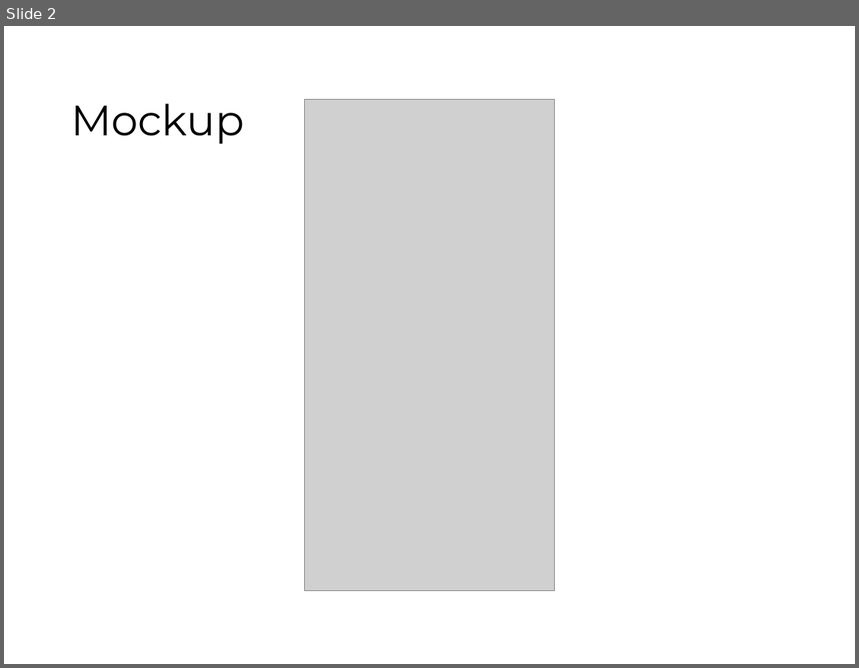
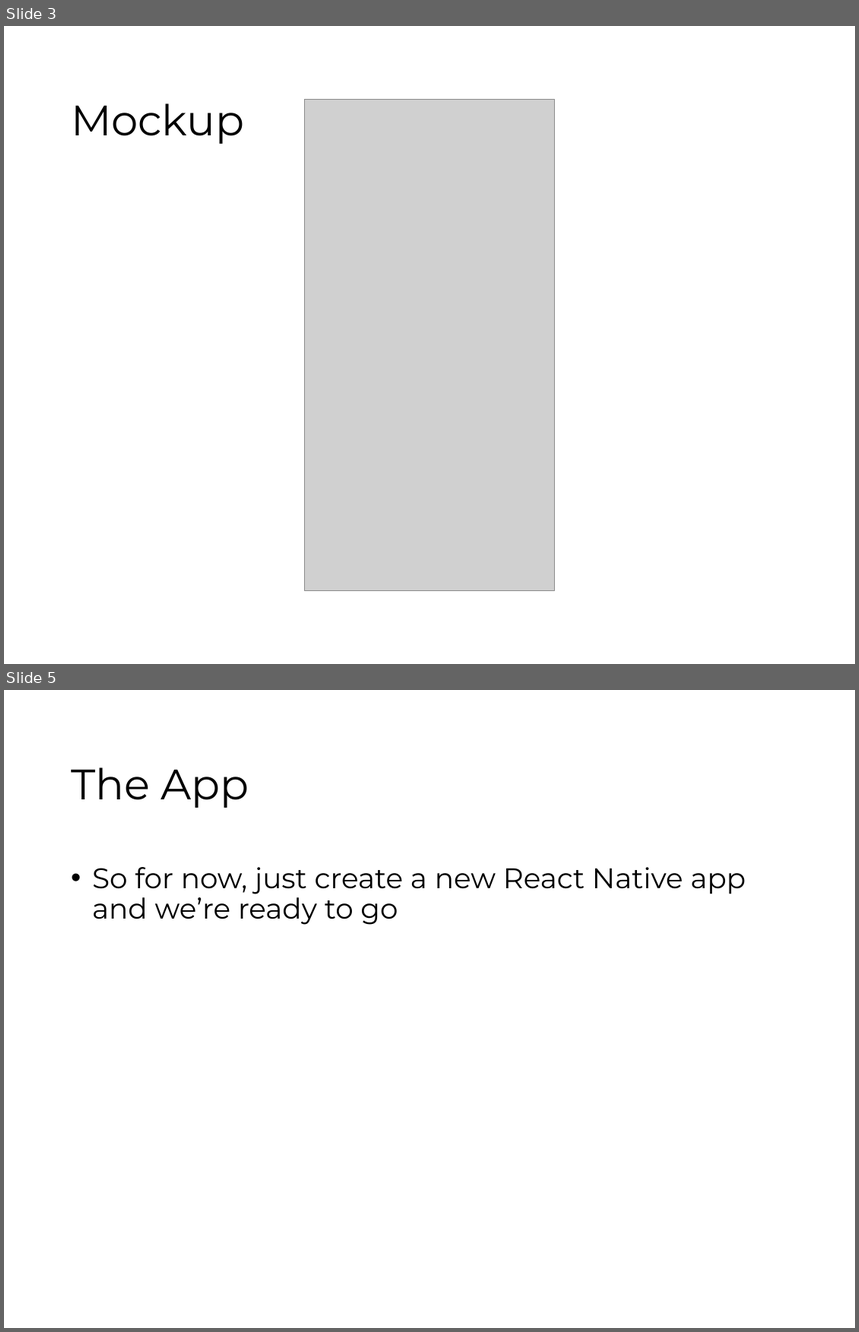
Before and after one commit to magga/react-native-advanced, a slide deck: 08-Client-Side-One-Time-Password/01-Transitioning-To-React-Native.pptx. Shown one above the other, each under a label of ours: slide 2 before the commit, slides 3 and 5 after it; the slides between them are not shown. The pictures are 859x668 and 859x1332 pixels, drawn with LibreOffice and Linux fonts; fonts in the diff are those of the drawing; grey boxes stand for pictures; background and template pictures are left out. Boxes give left, top, right and bottom in pixels: in the first picture for what was removed or moved away, otherwise in the second. Text is boxed around its words. In the diff, an @@ line names an element or a change of style, - is before the commit and + after.

```diff
--- a/08-Client-Side-One-Time-Password/01-Transitioning-To-React-Native.pptx
+++ b/08-Client-Side-One-Time-Password/01-Transitioning-To-React-Native.pptx
@@ slide 5 added at (x1=4, y1=690, x2=855, y2=1328), background picture (left out) @@
@@ title added at (x1=71, y1=768, x2=249, y2=808), 36 pt, text #000000 @@
+The App
@@ text added at (x1=92, y1=867, x2=747, y2=925), 24 pt, text #000000 @@
+• So for now, just create a new React Native app and we’re ready to go
@@ what was slide 2 is now slide 3 @@
```
Also in this commit, not shown: 2 other slides added, 11 other files.
